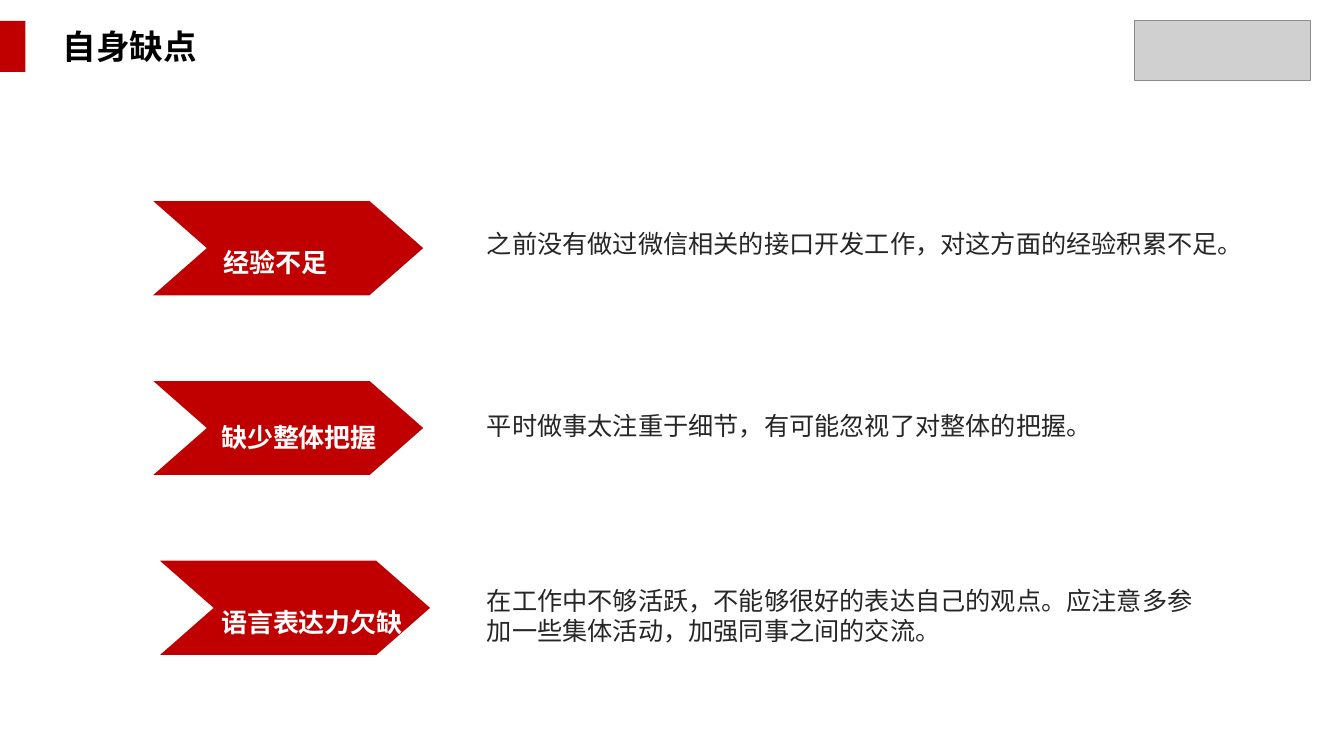
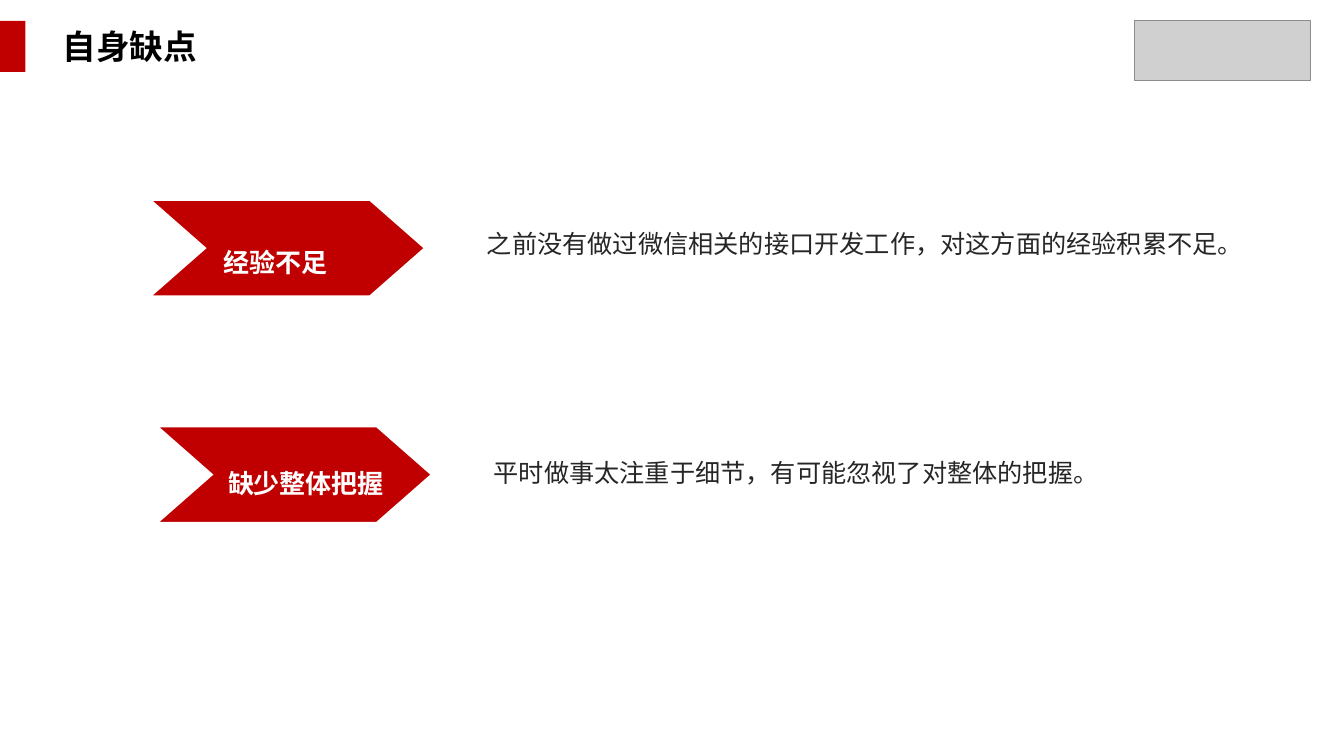
Before and after one commit to WakingFox/myself, a slide deck: slide 12 of 转正述职/王贵成转正述职报告.pptx. Drawn at 1344x756 pixels with LibreOffice and Linux fonts; fonts in the diff are those of the drawing; grey boxes stand for pictures; background and template pictures are left out. Boxes give left, top, right and bottom in pixels: in the first picture for what was removed or moved away, otherwise in the second. Text is boxed around its words. In the diff, an @@ line names an element or a change of style, - is before the commit and + after.

```diff
--- a/转正述职/王贵成转正述职报告.pptx
+++ b/转正述职/王贵成转正述职报告.pptx
@@ freeform shape: place and size @@
-freeform shape at (146, 378, 429, 478)
+freeform shape at (152, 424, 435, 524)
@@ text "缺少整体把握": place and size @@
-text "缺少整体把握" at (221, 425, 376, 450)
+text "缺少整体把握" at (228, 471, 383, 496)
@@ text "平时做事太注重于细节，有可能忽视了对整体的把握。": place and size @@
-text "平时做事太注重于细节，有可能忽视了对整体的把握。" at (487, 414, 1092, 438)
+text "平时做事太注重于细节，有可能忽视了对整体的把握。" at (494, 461, 1099, 485)
@@ freeform shape removed at (152, 558, 435, 657) @@
@@ text removed at (487, 588, 1193, 643) @@
-在工作中不够活跃，不能够很好的表达自己的观点。应注意多参加一些集体活动，加强同事之间的交流。
@@ text removed at (221, 609, 402, 639) @@
-语言表达力欠缺
```
Also in this commit, not shown: 5 other slides changed, 1 other file.
